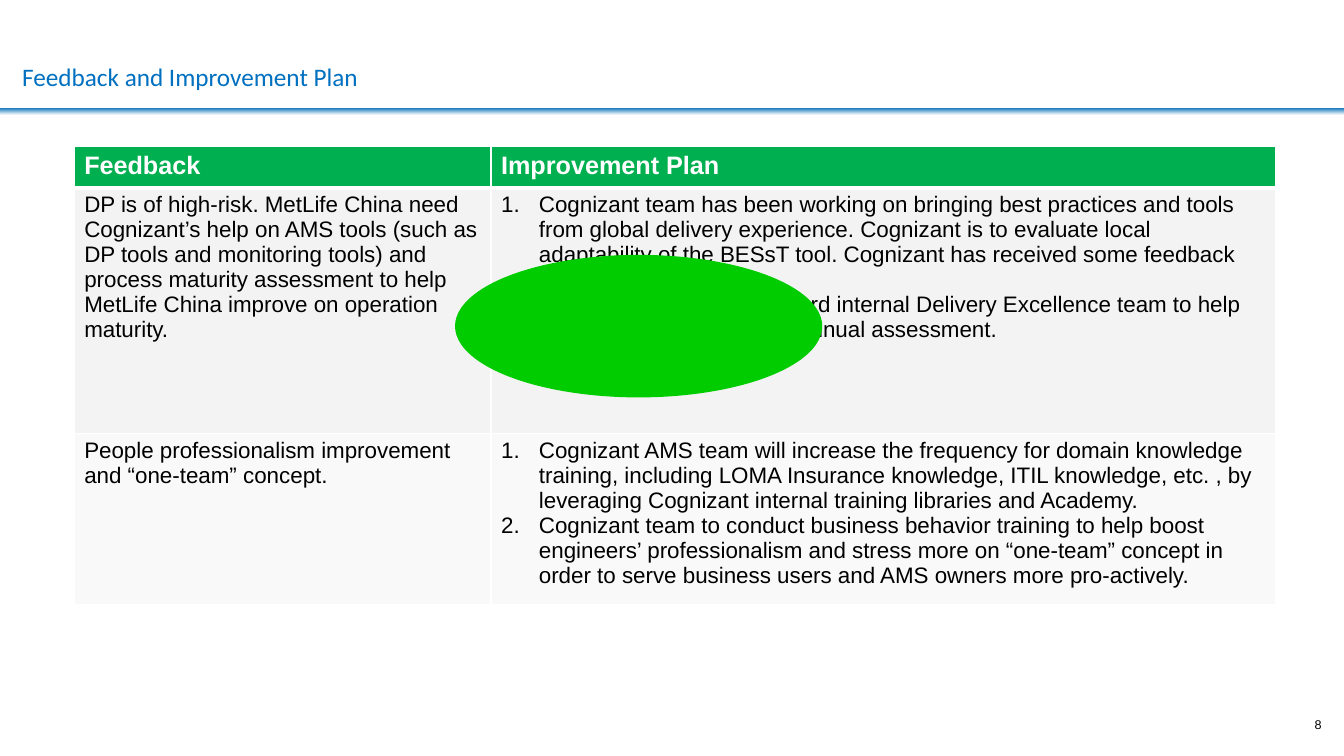
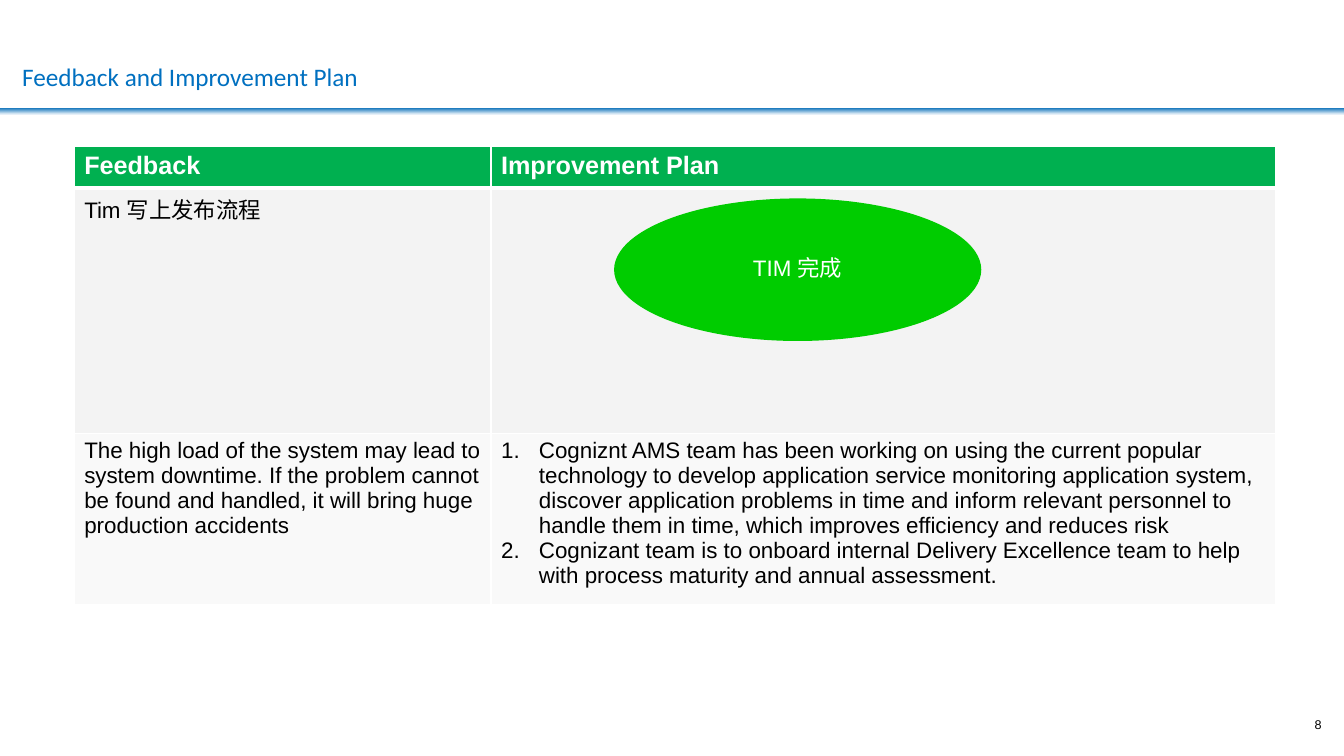
Before and after one commit to GeorgeChan20190501/Service_Monitor, a slide deck: slide 8 of src/main/resources/file/Metlife China Annual Review 20191112.pptx. Drawn at 1344x756 pixels with LibreOffice and Linux fonts; fonts in the diff are those of the drawing; background and template pictures are left out. Boxes give left, top, right and bottom in pixels: in the first picture for what was removed or moved away, otherwise in the second. Text is boxed around its words. In the diff, an @@ line names an element or a change of style, - is before the commit and + after.

```diff
--- a/src/main/resources/file/Metlife China Annual Review 20191112.pptx
+++ b/src/main/resources/file/Metlife China Annual Review 20191112.pptx
@@ table at (x1=75, y1=147, x2=1276, y2=606) @@
-row 2, column 1: DP is of high-risk. MetLife China need Cognizant’s help on AMS tools (such as DP tools and monitoring tools) and process maturity assessment to help MetLife China improve on operation maturity.
+row 2, column 1: Tim 写上发布流程
-row 2, column 2: Cognizant team has been working on bringing best practices and tools from global delivery experience. Cognizant is to evaluate local adaptability of the BESsT tool. Cognizant has received some feedback on tool customization. / Cognizant team is to onboard internal Delivery Excellence team to help with process maturity and annual assessment.
+row 2, column 2: 
-row 3, column 1: People professionalism improvement and “one-team” concept.
+row 3, column 1: The high load of the system may lead to system downtime. If the problem cannot be found and handled, it will bring huge production accidents
-row 3, column 2: Cognizant AMS team will increase the frequency for domain knowledge training, including LOMA Insurance knowledge, ITIL knowledge, etc. , by leveraging Cognizant internal training libraries and Academy. / Cognizant team to conduct business behavior training to help boost engineers’ professionalism and stress more on “one-team” concept in order to serve business users and AMS owners more pro-actively.
+row 3, column 2: Cogniznt AMS team has been working on using the current popular technology to develop application service monitoring application system, discover application problems in time and inform relevant personnel to handle them in time, which improves efficiency and reduces risk / Cognizant team is to onboard internal Delivery Excellence team to help with process maturity and annual assessment.
@@ ellipse "TIM 完成" moved from (x1=455, y1=255, x2=822, y2=397) to (x1=614, y1=199, x2=981, y2=341) @@
@@ text in ellipse at (x1=753, y1=257, x2=843, y2=278): text added @@
+TIM 完成
```
Also in this commit, not shown: 6 other slides changed.
